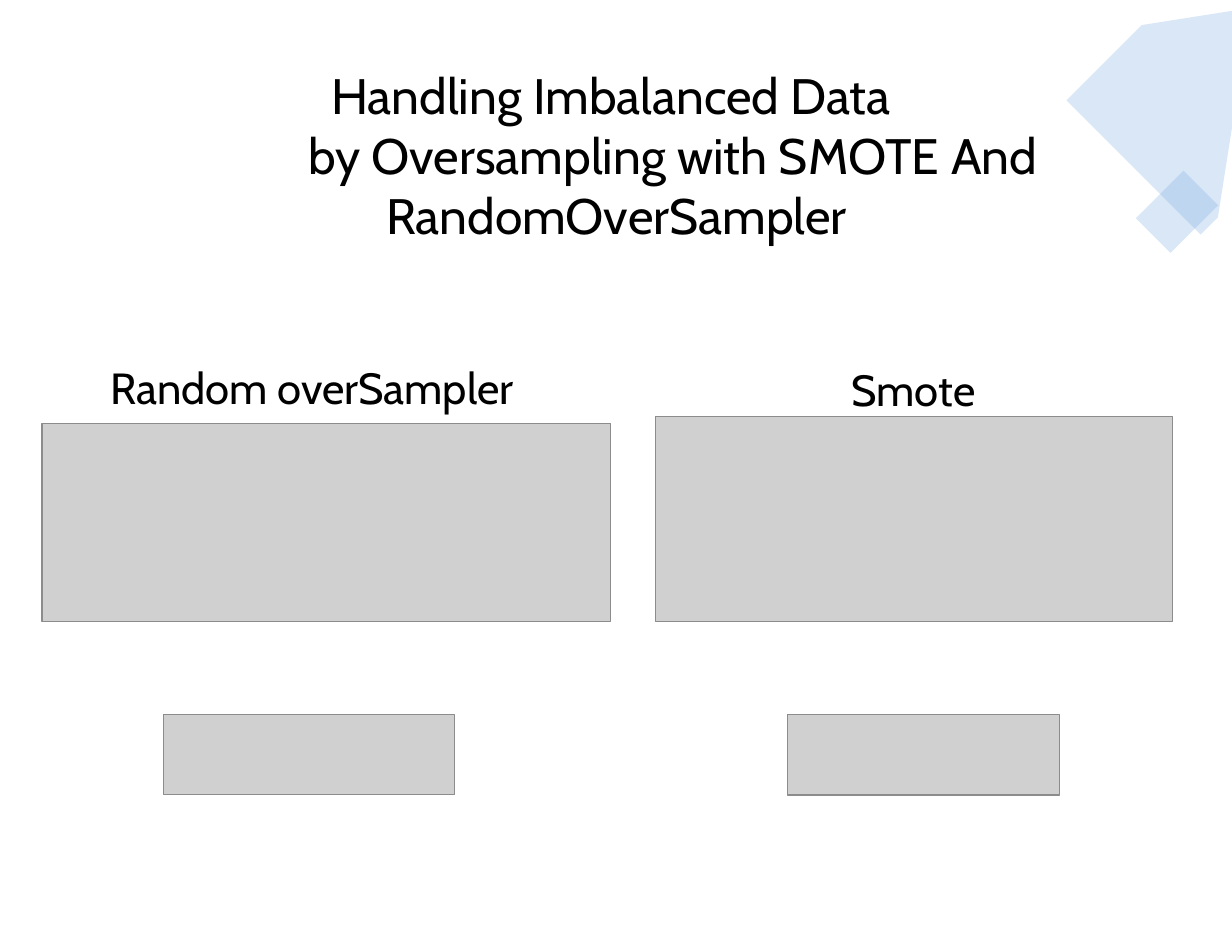
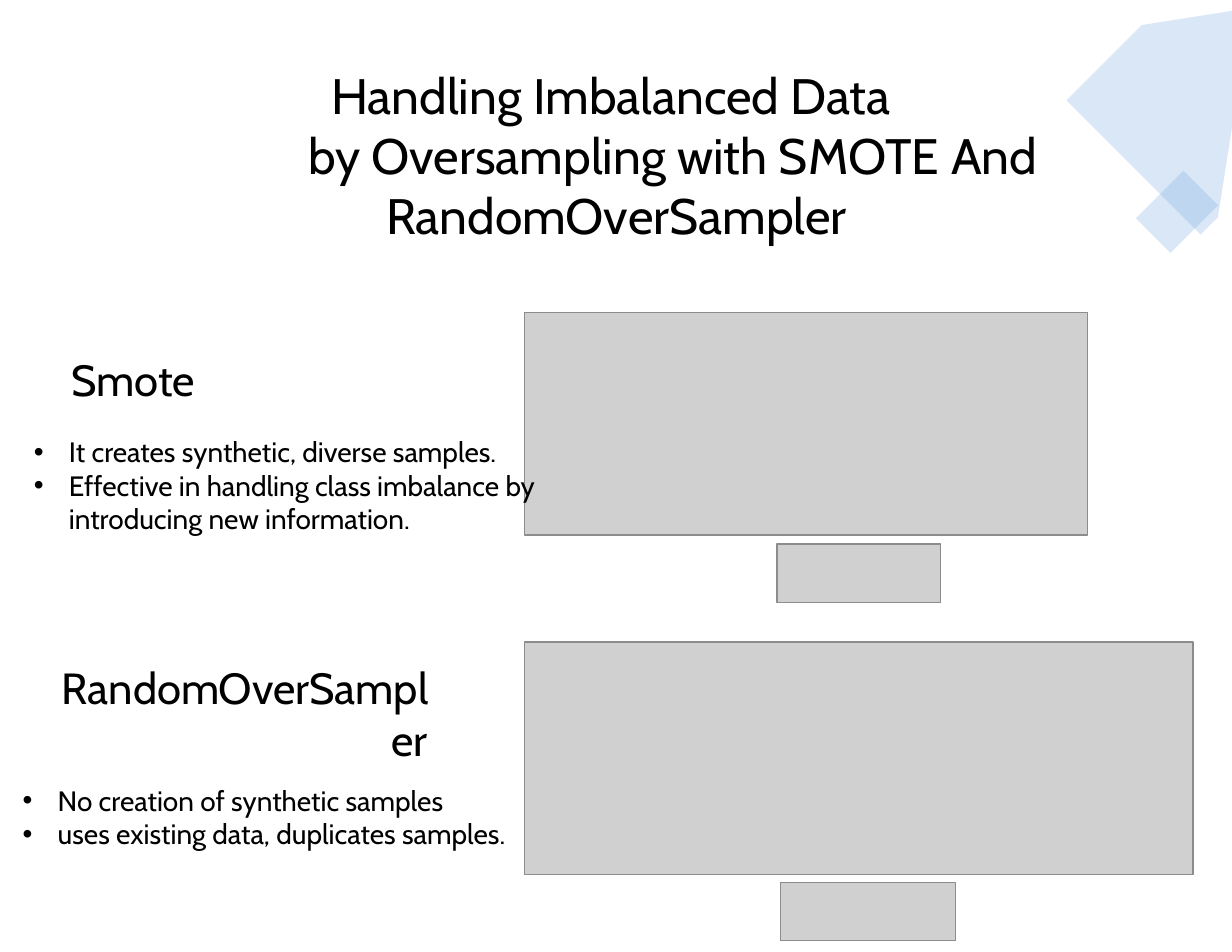
Before and after one commit to jojoalva/Stroke-Project-4, a slide deck: slide 13 of Presentation/Project4_presentation_draft.pptx. Drawn at 1232x952 pixels with LibreOffice and Linux fonts; fonts in the diff are those of the drawing; grey boxes stand for pictures. Boxes give left, top, right and bottom in pixels: in the first picture for what was removed or moved away, otherwise in the second. Text is boxed around its words. In the diff, an @@ line names an element or a change of style, - is before the commit and + after.

```diff
--- a/Presentation/Project4_presentation_draft.pptx
+++ b/Presentation/Project4_presentation_draft.pptx
@@ picture: place and size @@
-picture at box(655, 417, 1173, 622)
+picture at box(525, 312, 1088, 535)
@@ text "Smote": place and size @@
-text "Smote" at box(852, 375, 976, 407)
+text "Smote" at box(72, 365, 196, 397)
@@ text removed at box(110, 371, 514, 414) @@
-Random overSampler
@@ text added at box(69, 441, 535, 536), 18 pt, text #000000 @@
+• It creates synthetic, diverse samples.
+• Effective in handling class imbalance by introducing new information.
@@ picture: place and size @@
-picture at box(787, 715, 1060, 795)
+picture at box(777, 544, 941, 603)
@@ text added at box(35, 655, 439, 719), 28 pt, text #000000 @@
+RandomOverSampler
@@ picture: place and size @@
-picture at box(43, 423, 612, 620)
+picture at box(525, 642, 1194, 874)
@@ text added at box(58, 790, 505, 851), 18 pt, text #000000 @@
+• No creation of synthetic samples
+• uses existing data, duplicates samples.
@@ picture: place and size @@
-picture at box(164, 715, 455, 794)
+picture at box(781, 883, 955, 941)
```
Also in this commit, not shown: 4 other slides changed, 2 slides added, 3 slides removed, 4 other files.
